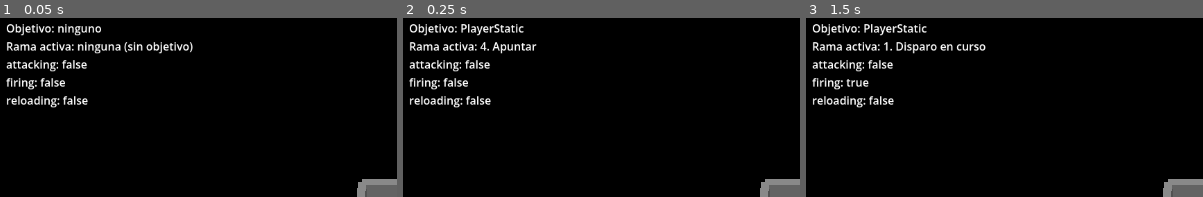
Above: before the commit, frames 1-3 (left to right).
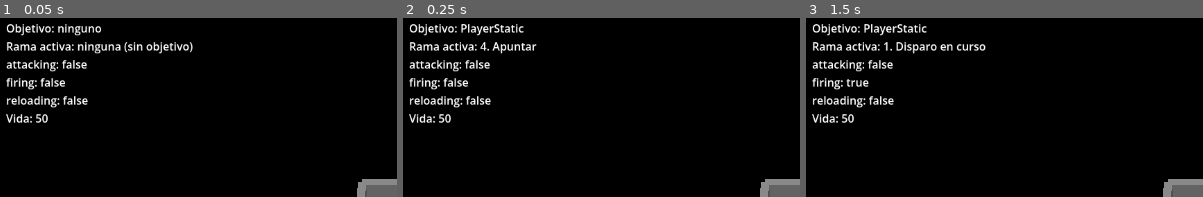
Above: after the commit, the same moments.

Repository: krl0sconk/Overcharge
Game: Godot game, scene res://scenes/test/testCentinelaBT.tscn
Two runs of this game, one before a commit and one after it. Both use one fixed random seed, a clock stepped at 60 frames per second and the inputs below. This scene is started directly instead of the project's main scene.
Inputs:
- Up to frame 1 (0.05 s): no input
- Up to frame 2 (0.25 s): no input
- Up to frame 3 (1.5 s): tap Enter at 0.5 s; hold D 0.53-1.28 s; hold Space 0.53-1.28 s; hold S from 1.28 s (still down); tap Space at 1.35 s
The pictures show only the part of the screen within x 0-50%, y 0-50%; the shares and areas given below are measured in that part.

The runs differ from the first frame. In frame 1, 0.3% of the frame differs, in the area x 1-13%, y 53-59%; in frame 2, 0.3%; in frame 3, 0.3%.

Commit message:
agrega ataque de debug a PlayerStub
HitboxComponent hijo (capa 6, detecta capa 5), monitoreado con la barra
espaciadora por edge-detection para no ametrallar mientras se mantiene
apretada. Scancode hardcodeado porque el Input Map todavía no existe.

Corrige el layer del ejemplo del pedido: capa 6 (Hitbox jugador) es 32,
no 64 -- 64 es la capa 7 (Hitbox enemigo), la que ya usan Spam/Centinela.

Agrega player_debug_attack_stats.tres (daño 10) para no matar de un golpe
y poder ver la vida bajar en el overlay, que ahora también muestra la vida
actual del enemigo vía un @export var health opcional.

Diff:
--- /dev/null
+++ b/resources/stats/player_debug_attack_stats.tres
@@ -0,0 +1,9 @@
+[gd_resource type="Resource" script_class="StatsResource" format=3]
+
+[ext_resource type="Script" path="res://scripts/stats_resources/stats_resource.gd" id="1_stats"]
+
+[resource]
+resource_local_to_scene = true
+script = ExtResource("1_stats")
+max_health = 100
+damage = 10
--- a/scenes/test/testCentinelaBT.tscn
+++ b/scenes/test/testCentinelaBT.tscn
@@ -9,6 +9,7 @@
 [ext_resource type="Script" path="res://scripts/components/HitboxComponent.gd" id="7_hitbox"]
 [ext_resource type="Script" path="res://scripts/components/HurtboxComponent.gd" id="8_hurtbox"]
 [ext_resource type="Script" path="res://scripts/components/EnemyDeathComponent.gd" id="9_death"]
+[ext_resource type="Resource" path="res://resources/stats/player_debug_attack_stats.tres" id="10_debug_stats"]
 
 [sub_resource type="BoxShape3D" id="FloorShape"]
 size = Vector3(24, 0.2, 10)
@@ -96,17 +97,29 @@
 [node name="Mesh" type="MeshInstance3D" parent="Room/WallWest"]
 mesh = SubResource("WallEWMesh")
 
-[node name="PlayerControllable" type="CharacterBody3D" parent="." groups=["players"]]
+[node name="PlayerControllable" type="CharacterBody3D" parent="." groups=["players"] node_paths=PackedStringArray("hitbox")]
 transform = Transform3D(1, 0, 0, 0, 1, 0, 0, 0, 1, -8, 0.9, -3)
 collision_layer = 2
 collision_mask = 5
 script = ExtResource("1_player")
+hitbox = NodePath("HitboxComponent")
 
 [node name="CollisionShape3D" type="CollisionShape3D" parent="PlayerControllable"]
 shape = SubResource("PlayerShape")
 
 [node name="MeshInstance3D" type="MeshInstance3D" parent="PlayerControllable"]
 mesh = SubResource("PlayerMesh")
+
+[node name="HitboxComponent" type="Area3D" parent="PlayerControllable" node_paths=PackedStringArray("source")]
+collision_layer = 32
+collision_mask = 16
+monitoring = false
+script = ExtResource("7_hitbox")
+stats = ExtResource("10_debug_stats")
+source = NodePath("..")
+
+[node name="CollisionShape3D" type="CollisionShape3D" parent="PlayerControllable/HitboxComponent"]
+shape = SubResource("HitboxShape")
 
 [node name="PlayerStatic" type="CharacterBody3D" parent="." groups=["players"]]
 transform = Transform3D(1, 0, 0, 0, 1, 0, 0, 0, 1, 2, 0.9, 0)
@@ -170,7 +183,7 @@
 
 [node name="DebugOverlay" type="CanvasLayer" parent="."]
 
-[node name="Label" type="Label" parent="DebugOverlay" node_paths=PackedStringArray("percept")]
+[node name="Label" type="Label" parent="DebugOverlay" node_paths=PackedStringArray("percept", "health")]
 offset_left = 16.0
 offset_top = 16.0
 offset_right = 420.0
@@ -179,3 +192,4 @@
 percept = NodePath("../../Centinela/PerceptComponent")
 branch_names = Array[String](["1. Disparo en curso", "2. Empujón", "3. Iniciar láser", "4. Apuntar"])
 blackboard_keys = Array[String](["attacking", "firing", "reloading"])
+health = NodePath("../../Centinela/HealthComponent")
--- a/scenes/test/testSpamBT.tscn
+++ b/scenes/test/testSpamBT.tscn
@@ -10,6 +10,7 @@
 [ext_resource type="Script" path="res://scripts/components/HitboxComponent.gd" id="8_hitbox"]
 [ext_resource type="Script" path="res://scripts/components/HurtboxComponent.gd" id="9_hurtbox"]
 [ext_resource type="Script" path="res://scripts/components/EnemyDeathComponent.gd" id="10_death"]
+[ext_resource type="Resource" path="res://resources/stats/player_debug_attack_stats.tres" id="11_debug_stats"]
 
 [sub_resource type="BoxShape3D" id="FloorShape"]
 size = Vector3(10, 0.2, 10)
@@ -97,17 +98,29 @@
 [node name="Mesh" type="MeshInstance3D" parent="Room/WallWest"]
 mesh = SubResource("WallEWMesh")
 
-[node name="PlayerControllable" type="CharacterBody3D" parent="." groups=["players"]]
+[node name="PlayerControllable" type="CharacterBody3D" parent="." groups=["players"] node_paths=PackedStringArray("hitbox")]
 transform = Transform3D(1, 0, 0, 0, 1, 0, 0, 0, 1, 0, 0.9, -3)
 collision_layer = 2
 collision_mask = 5
 script = ExtResource("1_player")
+hitbox = NodePath("HitboxComponent")
 
 [node name="CollisionShape3D" type="CollisionShape3D" parent="PlayerControllable"]
 shape = SubResource("PlayerShape")
 
 [node name="MeshInstance3D" type="MeshInstance3D" parent="PlayerControllable"]
 mesh = SubResource("PlayerMesh")
+
+[node name="HitboxComponent" type="Area3D" parent="PlayerControllable" node_paths=PackedStringArray("source")]
+collision_layer = 32
+collision_mask = 16
+monitoring = false
+script = ExtResource("8_hitbox")
+stats = ExtResource("11_debug_stats")
+source = NodePath("..")
+
+[node name="CollisionShape3D" type="CollisionShape3D" parent="PlayerControllable/HitboxComponent"]
+shape = SubResource("HitboxShape")
 
 [node name="PlayerStatic" type="CharacterBody3D" parent="." groups=["players"]]
 transform = Transform3D(1, 0, 0, 0, 1, 0, 0, 0, 1, 3, 0.9, 2)
@@ -180,7 +193,7 @@
 
 [node name="DebugOverlay" type="CanvasLayer" parent="."]
 
-[node name="Label" type="Label" parent="DebugOverlay" node_paths=PackedStringArray("percept")]
+[node name="Label" type="Label" parent="DebugOverlay" node_paths=PackedStringArray("percept", "health")]
 offset_left = 16.0
 offset_top = 16.0
 offset_right = 420.0
@@ -189,3 +202,4 @@
 percept = NodePath("../../Spam/PerceptComponent")
 branch_names = Array[String](["1. Golpe", "2. Perseguir", "3. Patrullar"])
 blackboard_keys = Array[String](["attacking"])
+health = NodePath("../../Spam/HealthComponent")
--- a/scenes/test/testVirusBT.tscn
+++ b/scenes/test/testVirusBT.tscn
@@ -11,6 +11,8 @@
 [ext_resource type="PackedScene" path="res://scenes/test/corruption_blot.tscn" id="9_blot"]
 [ext_resource type="Script" path="res://scripts/components/HurtboxComponent.gd" id="10_hurtbox"]
 [ext_resource type="Script" path="res://scripts/components/EnemyDeathComponent.gd" id="11_death"]
+[ext_resource type="Script" path="res://scripts/components/HitboxComponent.gd" id="12_hitbox"]
+[ext_resource type="Resource" path="res://resources/stats/player_debug_attack_stats.tres" id="13_debug_stats"]
 
 [sub_resource type="BoxShape3D" id="FloorShape"]
 size = Vector3(10, 0.2, 10)
@@ -45,6 +47,9 @@
 [sub_resource type="CapsuleMesh" id="VirusMesh"]
 radius = 0.35
 height = 1.4
+
+[sub_resource type="SphereShape3D" id="HitboxShape"]
+radius = 1.0
 
 [node name="TestVirusBT" type="Node3D"]
 
@@ -95,17 +100,29 @@
 [node name="Mesh" type="MeshInstance3D" parent="Room/WallWest"]
 mesh = SubResource("WallEWMesh")
 
-[node name="PlayerControllable" type="CharacterBody3D" parent="." groups=["players"]]
+[node name="PlayerControllable" type="CharacterBody3D" parent="." groups=["players"] node_paths=PackedStringArray("hitbox")]
 transform = Transform3D(1, 0, 0, 0, 1, 0, 0, 0, 1, 0, 0.9, -3)
 collision_layer = 2
 collision_mask = 5
 script = ExtResource("1_player")
+hitbox = NodePath("HitboxComponent")
 
 [node name="CollisionShape3D" type="CollisionShape3D" parent="PlayerControllable"]
 shape = SubResource("PlayerShape")
 
 [node name="MeshInstance3D" type="MeshInstance3D" parent="PlayerControllable"]
 mesh = SubResource("PlayerMesh")
+
+[node name="HitboxComponent" type="Area3D" parent="PlayerControllable" node_paths=PackedStringArray("source")]
+collision_layer = 32
+collision_mask = 16
+monitoring = false
+script = ExtResource("12_hitbox")
+stats = ExtResource("13_debug_stats")
+source = NodePath("..")
+
+[node name="CollisionShape3D" type="CollisionShape3D" parent="PlayerControllable/HitboxComponent"]
+shape = SubResource("HitboxShape")
 
 [node name="PlayerStatic" type="CharacterBody3D" parent="." groups=["players"]]
 transform = Transform3D(1, 0, 0, 0, 1, 0, 0, 0, 1, 3, 0.9, 2)
@@ -171,7 +188,7 @@
 
 [node name="DebugOverlay" type="CanvasLayer" parent="."]
 
-[node name="Label" type="Label" parent="DebugOverlay" node_paths=PackedStringArray("percept")]
+[node name="Label" type="Label" parent="DebugOverlay" node_paths=PackedStringArray("percept", "health")]
 offset_left = 16.0
 offset_top = 16.0
 offset_right = 420.0
@@ -180,3 +197,4 @@
 percept = NodePath("../../Virus/PerceptComponent")
 branch_names = Array[String](["1. Perseguir", "2. Patrullar"])
 blackboard_keys = Array[String]([])
+health = NodePath("../../Virus/HealthComponent")
--- a/scenes/test/testYunqueBT.tscn
+++ b/scenes/test/testYunqueBT.tscn
@@ -10,6 +10,7 @@
 [ext_resource type="Script" path="res://scripts/components/HitboxComponent.gd" id="8_hitbox"]
 [ext_resource type="Script" path="res://scripts/components/HurtboxComponent.gd" id="9_hurtbox"]
 [ext_resource type="Script" path="res://scripts/components/EnemyDeathComponent.gd" id="10_death"]
+[ext_resource type="Resource" path="res://resources/stats/player_debug_attack_stats.tres" id="11_debug_stats"]
 
 [sub_resource type="BoxShape3D" id="FloorShape"]
 size = Vector3(10, 0.2, 10)
@@ -97,17 +98,29 @@
 [node name="Mesh" type="MeshInstance3D" parent="Room/WallWest"]
 mesh = SubResource("WallEWMesh")
 
-[node name="PlayerControllable" type="CharacterBody3D" parent="." groups=["players"]]
+[node name="PlayerControllable" type="CharacterBody3D" parent="." groups=["players"] node_paths=PackedStringArray("hitbox")]
 transform = Transform3D(1, 0, 0, 0, 1, 0, 0, 0, 1, 0, 0.9, -3)
 collision_layer = 2
 collision_mask = 5
 script = ExtResource("1_player")
+hitbox = NodePath("HitboxComponent")
 
 [node name="CollisionShape3D" type="CollisionShape3D" parent="PlayerControllable"]
 shape = SubResource("PlayerShape")
 
 [node name="MeshInstance3D" type="MeshInstance3D" parent="PlayerControllable"]
 mesh = SubResource("PlayerMesh")
+
+[node name="HitboxComponent" type="Area3D" parent="PlayerControllable" node_paths=PackedStringArray("source")]
+collision_layer = 32
+collision_mask = 16
+monitoring = false
+script = ExtResource("8_hitbox")
+stats = ExtResource("11_debug_stats")
+source = NodePath("..")
+
+[node name="CollisionShape3D" type="CollisionShape3D" parent="PlayerControllable/HitboxComponent"]
+shape = SubResource("HitboxShape")
 
 [node name="PlayerStatic" type="CharacterBody3D" parent="." groups=["players"]]
 transform = Transform3D(1, 0, 0, 0, 1, 0, 0, 0, 1, 3, 0.9, 2)
@@ -179,7 +192,7 @@
 
 [node name="DebugOverlay" type="CanvasLayer" parent="."]
 
-[node name="Label" type="Label" parent="DebugOverlay" node_paths=PackedStringArray("percept")]
+[node name="Label" type="Label" parent="DebugOverlay" node_paths=PackedStringArray("percept", "health")]
 offset_left = 16.0
 offset_top = 16.0
 offset_right = 420.0
@@ -188,3 +201,4 @@
 percept = NodePath("../../Yunque/PerceptComponent")
 branch_names = Array[String](["1. Aturdido", "2. Cargando", "3. Flanqueado", "4. Iniciar carga", "5. Buscar línea"])
 blackboard_keys = Array[String](["stunned", "charging", "telegraphing"])
+health = NodePath("../../Yunque/HealthComponent")
--- a/scripts/test/BTDebugOverlay.gd
+++ b/scripts/test/BTDebugOverlay.gd
@@ -10,6 +10,7 @@
 @export var percept: PerceptComponent
 @export var branch_names: Array[String] = []
 @export var blackboard_keys: Array[String] = []
+@export var health: HealthComponent
 
 func _process(_delta: float) -> void:
 	if percept == null:
@@ -23,6 +24,8 @@
 	]
 	for key in blackboard_keys:
 		lines.append("%s: %s" % [key, percept.blackboard.get(key, false)])
+	if health != null:
+		lines.append("Vida: %d" % health.current_health)
 	text = "\n".join(lines)
 
 func _active_branch_name() -> String:
--- a/scripts/test/PlayerStub.gd
+++ b/scripts/test/PlayerStub.gd
@@ -6,6 +6,10 @@
 ## InputComponent a propósito: es descartable, no forma parte del jugador real.
 
 @export var speed: float = 4.0
+@export var hitbox: HitboxComponent
+@export var attack_window: float = 0.2
+
+var _attack_key_was_pressed: bool = false
 
 func _physics_process(_delta: float) -> void:
 	var input_dir := Vector3.ZERO
@@ -20,3 +24,9 @@
 
 	velocity = input_dir.normalized() * speed if input_dir != Vector3.ZERO else Vector3.ZERO
 	move_and_slide()
+
+	# Temporal: scancode hardcodeado porque el Input Map todavía no existe (lo define María).
+	var attack_key_pressed: bool = Input.is_key_pressed(KEY_SPACE)
+	if attack_key_pressed and not _attack_key_was_pressed and hitbox != null:
+		hitbox.open_window(attack_window)
+	_attack_key_was_pressed = attack_key_pressed
